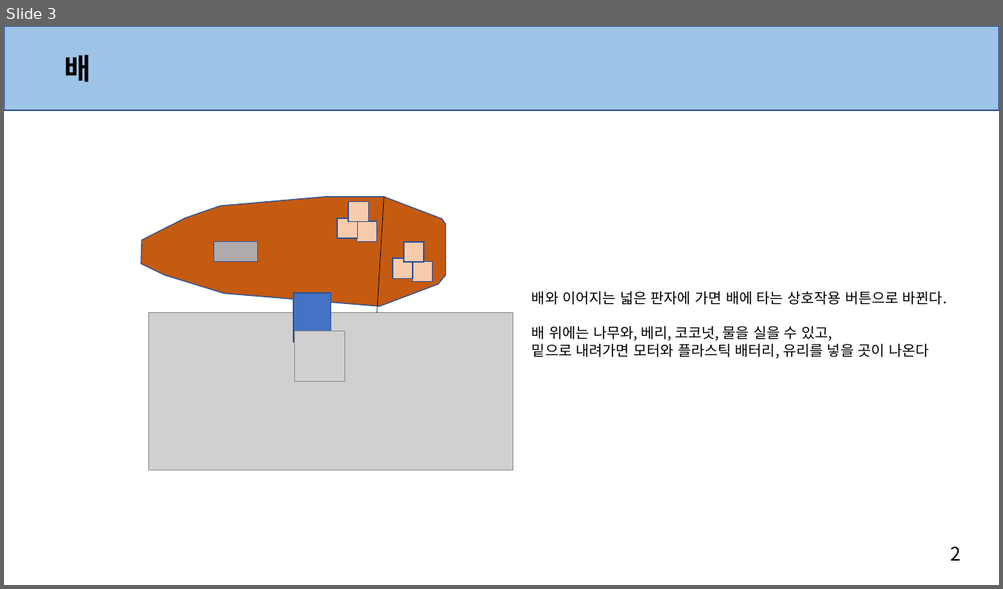
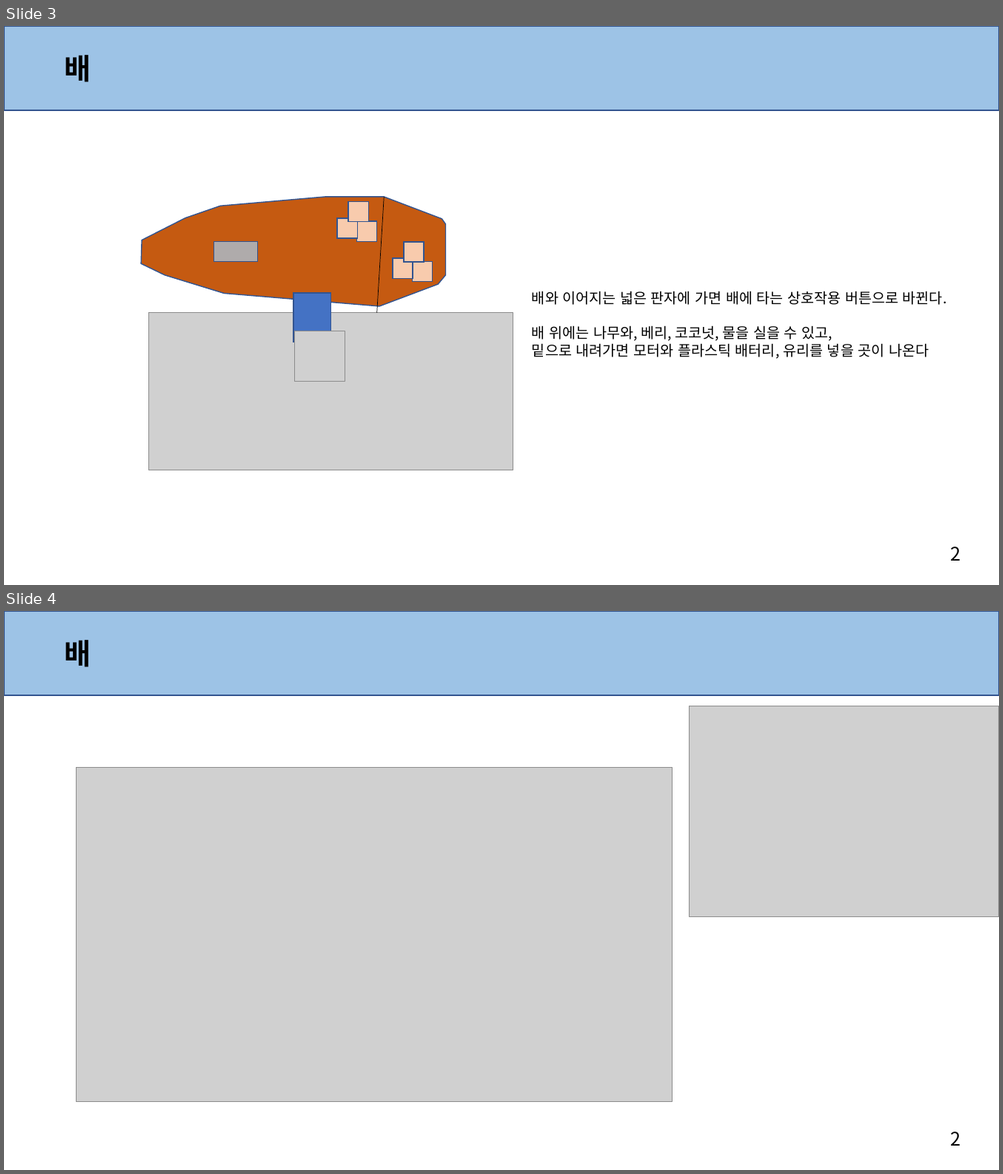
Before and after one commit to anglik0370/EscapeIsland, a slide deck: Document/맵/맵.pptx. Shown one above the other, each under a label of ours: slide 3 before the commit, slides 3 and 4 after it. The pictures are 1003x589 and 1003x1174 pixels, drawn with LibreOffice and Linux fonts; fonts in the diff are those of the drawing; grey boxes stand for pictures. Boxes give left, top, right and bottom in pixels: in the first picture for what was removed or moved away, otherwise in the second. Text is boxed around its words. In the diff, an @@ line names an element or a change of style, - is before the commit and + after.

Commit message:
배 내부 틀 기획

```diff
--- a/Document/맵/맵.pptx
+++ b/Document/맵/맵.pptx
@@ slide 4 added at bbox=[4, 611, 999, 1170], background #FFFFFF; not listed: 1 template element that a slide beside it also shows @@
@@ rectangle added at bbox=[4, 611, 999, 695], fill #9DC3E6, outline #325491 1 pt @@
@@ text added at bbox=[64, 640, 91, 667], 28 pt, text #000000, bold @@
+배
@@ picture added at bbox=[690, 706, 999, 917] @@
@@ picture added at bbox=[76, 768, 671, 1102] @@
@@ text added at bbox=[950, 1132, 961, 1146], 18 pt, text #000000 @@
+2
```
